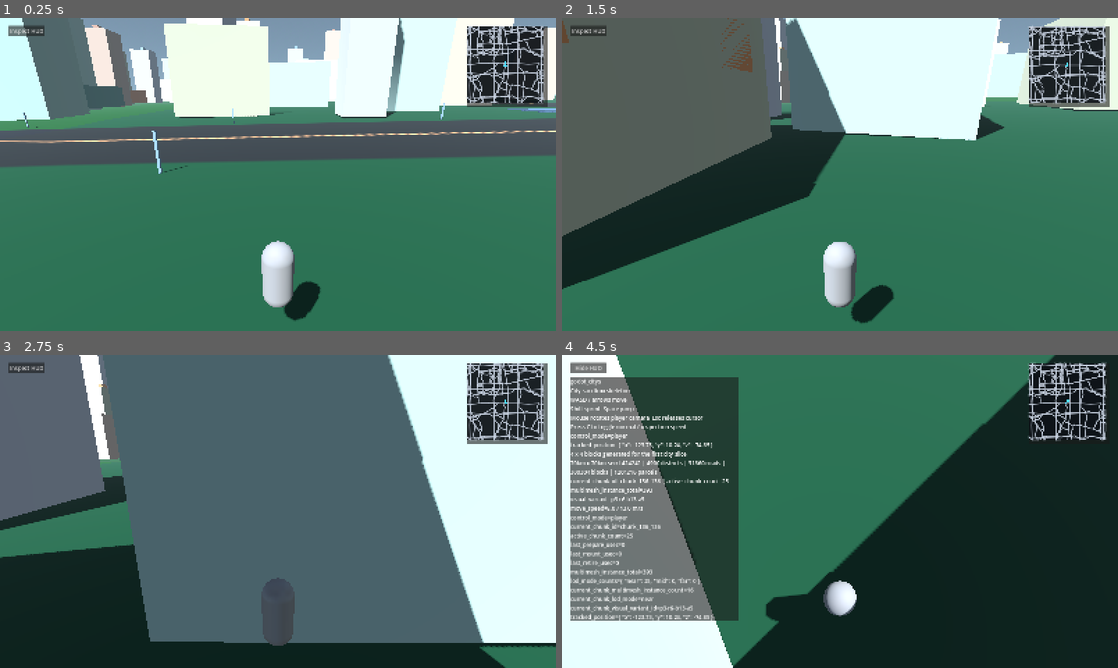
Above: before the commit, frames 1-4 (two rows, left to right).
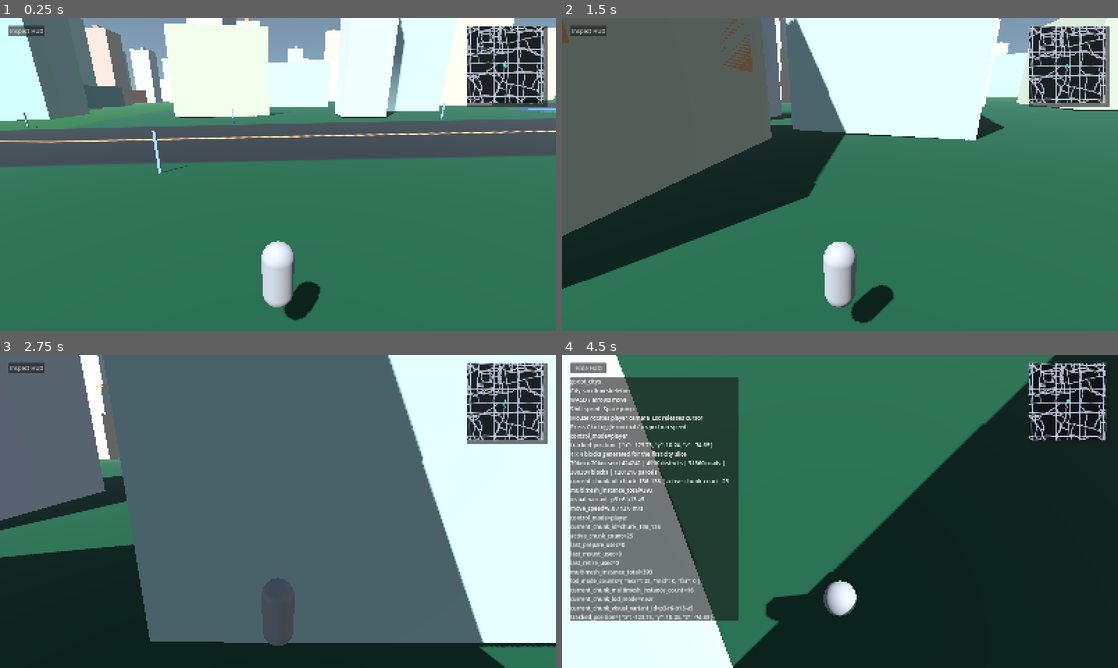
Above: after the commit, the same moments.

Repository: lemonhall/godot_citys
Game: Godot game, scene res://city_game/scenes/CityPrototype.tscn
The game is run twice, just before and just after one commit, with the same random seed, the same clock (stepped at 60 frames per second) and the same inputs.
Inputs (mouse positions are in pixels of both pictures, inside the frame that each line leads up to):
- Up to frame 1 (0.25 s): no input
- Up to frame 2 (1.5 s): tap Enter (ui_accept) at 0.5, 0.77 s; move the mouse to (867, 174) at 0.52 s; hold Up (ui_up) from 0.53 s (still down); tap C at 0.6 s; click (867, 174) at 0.67 s; move the mouse to (812, 174) at 1.27 s; tap Space at 1.35 s
- Up to frame 3 (2.75 s): keep holding Up (ui_up); tap Enter (ui_accept) at 1.52 s; move the mouse to (289, 505) at 2.02 s; hold Shift from 2.03 s (still down)
- Up to frame 4 (4.5 s): release Up (ui_up) at 2.75 s; release Shift at 2.75 s; click "Inspect HUD" at 2.75 s; click "Hide HUD" at 3.5 s; tap Enter (ui_accept) at 4.25 s; move the mouse to (834, 517) at 4.27 s; hold Up (ui_up) from 4.28 s (still down); tap C at 4.35 s; click (834, 517) at 4.42 s

The runs differ from the first frame. In frame 1, 0.9% of the frame differs, in the area x 84-98%, y 2-28%; in frame 2, 1.3%; in frame 3, 0.7%; in frame 4, 0.8%.

Commit message:
Reduce streaming and minimap frame spikes

Diff:
--- a/city_game/scripts/CityPrototype.gd
+++ b/city_game/scripts/CityPrototype.gd
@@ -11,8 +11,7 @@
 
 const CONTROL_MODE_PLAYER := "player"
 const CONTROL_MODE_INSPECTION := "inspection"
-const MINIMAP_POSITION_REFRESH_M := 18.0
-const MINIMAP_HEADING_REFRESH_STEP_RAD := deg_to_rad(8.0)
+const MINIMAP_POSITION_REFRESH_M := 64.0
 
 @onready var generated_city: Node = $GeneratedCity
 @onready var hud: CanvasLayer = $Hud
@@ -27,7 +26,7 @@
 var _navigation_runtime
 var _control_mode := CONTROL_MODE_PLAYER
 var _minimap_projector
-var _minimap_route_overlay: Dictionary = {}
+var _minimap_route_world_positions: Array[Vector3] = []
 var _minimap_snapshot_cache: Dictionary = {}
 var _minimap_cache_key := ""
 var _minimap_cache_hits := 0
@@ -217,39 +216,39 @@
 	if _minimap_projector == null:
 		return {}
 	_minimap_request_count += 1
-	var center_world_position := _get_active_anchor_position()
+	var center_world_position := _get_minimap_center_world_position(_get_active_anchor_position())
 	var player_world_position := player.global_position if player != null else Vector3.ZERO
 	var player_heading := player.rotation.y if player != null else 0.0
-	var cache_key := _build_minimap_cache_key(center_world_position, player_world_position, player_heading, 1600.0)
+	var cache_key := _build_minimap_cache_key(center_world_position, 1600.0)
 	if cache_key == _minimap_cache_key and not _minimap_snapshot_cache.is_empty():
 		_minimap_cache_hits += 1
-		return _minimap_snapshot_cache.duplicate(true)
+		var cached_snapshot := _minimap_snapshot_cache.duplicate(false)
+		cached_snapshot["player_marker"] = _minimap_projector.build_player_marker(center_world_position, player_world_position, player_heading, 1600.0)
+		cached_snapshot["route_overlay"] = _build_current_minimap_route_overlay(center_world_position, 1600.0)
+		return cached_snapshot
 
 	_minimap_cache_misses += 1
 	_minimap_rebuild_count += 1
 	var minimap_started_usec := Time.get_ticks_usec()
-	var snapshot: Dictionary = _minimap_projector.build_snapshot(
-		center_world_position,
-		player_world_position,
-		player_heading,
-		[],
-		1600.0
-	)
-	snapshot["route_overlay"] = _minimap_route_overlay.duplicate(true)
+	var snapshot: Dictionary = _minimap_projector.build_road_snapshot(center_world_position, 1600.0)
 	_minimap_cache_key = cache_key
 	_minimap_snapshot_cache = snapshot.duplicate(true)
 	_record_minimap_build_sample(Time.get_ticks_usec() - minimap_started_usec)
+	snapshot["player_marker"] = _minimap_projector.build_player_marker(center_world_position, player_world_position, player_heading, 1600.0)
+	snapshot["route_overlay"] = _build_current_minimap_route_overlay(center_world_position, 1600.0)
 	return snapshot
 
 func build_minimap_route_overlay(start_position: Vector3, goal_position: Vector3) -> Dictionary:
 	if _minimap_projector == null:
 		return {}
 	var route: Array = plan_macro_route(start_position, goal_position)
-	_minimap_route_overlay = _minimap_projector.build_route_overlay(_get_active_anchor_position(), start_position, goal_position, route, 1600.0)
-	_invalidate_minimap_cache()
+	_minimap_route_world_positions = [start_position]
+	for step in route:
+		_minimap_route_world_positions.append((step as Dictionary).get("target_position", goal_position))
+	var overlay := _build_current_minimap_route_overlay(_get_minimap_center_world_position(_get_active_anchor_position()), 1600.0)
 	if hud != null and hud.has_method("set_minimap_snapshot"):
 		hud.set_minimap_snapshot(build_minimap_snapshot())
-	return _minimap_route_overlay.duplicate(true)
+	return overlay.duplicate(true)
 
 func get_minimap_cache_stats() -> Dictionary:
 	return {
@@ -445,24 +444,25 @@
 		"z": snappedf(value.z, 0.01),
 	}
 
-func _build_minimap_cache_key(center_world_position: Vector3, player_world_position: Vector3, player_heading_rad: float, world_radius_m: float) -> String:
+func _build_minimap_cache_key(center_world_position: Vector3, world_radius_m: float) -> String:
 	var center_step := maxf(MINIMAP_POSITION_REFRESH_M, 1.0)
-	var heading_step := maxf(MINIMAP_HEADING_REFRESH_STEP_RAD, 0.001)
-	var route_signature := "route:none"
-	if not _minimap_route_overlay.is_empty():
-		var route_polyline: PackedVector2Array = _minimap_route_overlay.get("polyline", PackedVector2Array())
-		route_signature = "route:%d:%0.1f:%0.1f" % [
-			route_polyline.size(),
-			route_polyline[0].x if route_polyline.size() > 0 else 0.0,
-			route_polyline[route_polyline.size() - 1].y if route_polyline.size() > 0 else 0.0,
-		]
 	return "|".join([
 		"center:%d:%d" % [int(round(center_world_position.x / center_step)), int(round(center_world_position.z / center_step))],
-		"player:%d:%d" % [int(round(player_world_position.x / center_step)), int(round(player_world_position.z / center_step))],
-		"heading:%d" % int(round(player_heading_rad / heading_step)),
 		"radius:%d" % int(round(world_radius_m)),
-		route_signature,
 	])
+
+func _get_minimap_center_world_position(anchor_world_position: Vector3) -> Vector3:
+	var center_step := maxf(MINIMAP_POSITION_REFRESH_M, 1.0)
+	return Vector3(
+		float(int(round(anchor_world_position.x / center_step))) * center_step,
+		anchor_world_position.y,
+		float(int(round(anchor_world_position.z / center_step))) * center_step
+	)
+
+func _build_current_minimap_route_overlay(center_world_position: Vector3, world_radius_m: float) -> Dictionary:
+	if _minimap_projector == null or _minimap_route_world_positions.is_empty():
+		return {}
+	return _minimap_projector.build_route_overlay_from_world_positions(center_world_position, _minimap_route_world_positions, world_radius_m)
 
 func _invalidate_minimap_cache() -> void:
 	_minimap_cache_key = ""
--- a/city_game/world/map/CityMinimapProjector.gd
+++ b/city_game/world/map/CityMinimapProjector.gd
@@ -15,6 +15,12 @@
 	_world_data = world_data.duplicate(true)
 
 func build_snapshot(center_world_position: Vector3, player_world_position: Vector3, player_heading_rad: float, route_world_positions: Array = [], world_radius_m: float = DEFAULT_WORLD_RADIUS_M) -> Dictionary:
+	var snapshot := build_road_snapshot(center_world_position, world_radius_m)
+	snapshot["player_marker"] = build_player_marker(center_world_position, player_world_position, player_heading_rad, world_radius_m)
+	snapshot["route_overlay"] = build_route_overlay_from_world_positions(center_world_position, route_world_positions, world_radius_m)
+	return snapshot
+
+func build_road_snapshot(center_world_position: Vector3, world_radius_m: float = DEFAULT_WORLD_RADIUS_M) -> Dictionary:
 	var road_graph = _world_data.get("road_graph")
 	var rect := Rect2(
 		Vector2(center_world_position.x - world_radius_m, center_world_position.z - world_radius_m),
@@ -29,8 +35,6 @@
 				polyline.append(_project_point(world_point, center_world_position, world_radius_m))
 			if polyline.size() >= 2:
 				road_polylines.append(polyline)
-
-	var route_overlay := _project_route(route_world_positions, center_world_position, world_radius_m)
 	return {
 		"map_size_px": MAP_SIZE_PX,
 		"world_radius_m": world_radius_m,
@@ -39,17 +43,21 @@
 			"z": center_world_position.z,
 		},
 		"road_polylines": road_polylines,
-		"player_marker": {
-			"position": _project_point(Vector2(player_world_position.x, player_world_position.z), center_world_position, world_radius_m),
-			"heading_rad": player_heading_rad,
-		},
-		"route_overlay": route_overlay,
+	}
+
+func build_player_marker(center_world_position: Vector3, player_world_position: Vector3, player_heading_rad: float, world_radius_m: float = DEFAULT_WORLD_RADIUS_M) -> Dictionary:
+	return {
+		"position": _project_point(Vector2(player_world_position.x, player_world_position.z), center_world_position, world_radius_m),
+		"heading_rad": player_heading_rad,
 	}
 
 func build_route_overlay(center_world_position: Vector3, start_world_position: Vector3, goal_world_position: Vector3, route: Array, world_radius_m: float = DEFAULT_WORLD_RADIUS_M) -> Dictionary:
 	var route_world_positions: Array[Vector3] = [start_world_position]
 	for step in route:
 		route_world_positions.append((step as Dictionary).get("target_position", goal_world_position))
+	return build_route_overlay_from_world_positions(center_world_position, route_world_positions, world_radius_m)
+
+func build_route_overlay_from_world_positions(center_world_position: Vector3, route_world_positions: Array, world_radius_m: float = DEFAULT_WORLD_RADIUS_M) -> Dictionary:
 	return _project_route(route_world_positions, center_world_position, world_radius_m)
 
 func _project_route(route_world_positions: Array, center_world_position: Vector3, world_radius_m: float) -> Dictionary:
--- a/city_game/world/rendering/CityChunkRenderer.gd
+++ b/city_game/world/rendering/CityChunkRenderer.gd
@@ -212,9 +212,14 @@
 	_pending_retire_ids.append(chunk_id)
 
 func _process_streaming_queues() -> void:
+	if _should_use_warm_start_pipeline():
+		_process_prepare_budget()
+		_process_mount_budget()
+		_process_retire_budget()
+		return
+	_process_retire_budget()
+	_process_mount_budget()
 	_process_prepare_budget()
-	_process_mount_budget()
-	_process_retire_budget()
 
 func _process_streaming_queues_once_per_frame() -> void:
 	var process_frame := Engine.get_process_frames()
@@ -344,3 +349,6 @@
 	if sample_count <= 0:
 		return 0
 	return int(round(float(total_usec) / float(sample_count)))
+
+func _should_use_warm_start_pipeline() -> bool:
+	return _chunk_scenes.is_empty() and _prepared_payloads.is_empty()
--- /dev/null
+++ b/tests/world/test_city_minimap_motion_cache.gd
@@ -0,0 +1,61 @@
+extends SceneTree
+
+const T := preload("res://tests/_test_util.gd")
+
+const LEGACY_STEP_M := 18.0
+const TARGET_STEP_M := 64.0
+
+func _init() -> void:
+	call_deferred("_run")
+
+func _run() -> void:
+	var scene := load("res://city_game/scenes/CityPrototype.tscn")
+	if scene == null or not (scene is PackedScene):
+		T.fail_and_quit(self, "Missing CityPrototype.tscn for minimap motion cache")
+		return
+
+	var world := (scene as PackedScene).instantiate()
+	root.add_child(world)
+	await process_frame
+
+	var player := world.get_node_or_null("Player")
+	if not T.require_true(self, player != null, "CityPrototype must keep Player node for minimap motion cache"):
+		return
+	if not T.require_true(self, player.has_method("teleport_to_world_position"), "PlayerController must expose teleport_to_world_position() for minimap motion cache"):
+		return
+	if not T.require_true(self, world.has_method("build_minimap_snapshot"), "CityPrototype must expose build_minimap_snapshot()"):
+		return
+	if not T.require_true(self, world.has_method("get_minimap_cache_stats"), "CityPrototype must expose get_minimap_cache_stats()"):
+		return
+
+	world.build_minimap_snapshot()
+	var stats_after_first: Dictionary = world.get_minimap_cache_stats()
+	var delta_x := _find_cache_test_delta(player.global_position.x)
+	if not T.require_true(self, delta_x != 0.0, "Test setup must find a delta that crosses legacy minimap buckets without crossing the target bucket"):
+		return
+
+	var moved_position: Vector3 = player.global_position + Vector3(delta_x, 0.0, 0.0)
+	player.teleport_to_world_position(moved_position)
+	world.build_minimap_snapshot()
+	var stats_after_move: Dictionary = world.get_minimap_cache_stats()
+
+	if not T.require_true(self, int(stats_after_move.get("hit_count", 0)) > int(stats_after_first.get("hit_count", 0)), "Small player motion inside the same coarse minimap bucket should hit cache instead of rebuilding the road base"):
+		return
+	if not T.require_true(self, int(stats_after_move.get("rebuild_count", 0)) == int(stats_after_first.get("rebuild_count", 0)), "Small player motion inside one coarse minimap bucket must not rebuild the road base"):
+		return
+
+	world.queue_free()
+	T.pass_and_quit(self)
+
+func _find_cache_test_delta(start_x: float) -> float:
+	for candidate in range(4, 32):
+		var delta := float(candidate)
+		if _bucket_index(start_x, LEGACY_STEP_M) == _bucket_index(start_x + delta, LEGACY_STEP_M):
+			continue
+		if _bucket_index(start_x, TARGET_STEP_M) != _bucket_index(start_x + delta, TARGET_STEP_M):
+			continue
+		return delta
+	return 0.0
+
+func _bucket_index(value: float, step_m: float) -> int:
+	return int(round(value / step_m))
--- /dev/null
+++ b/tests/world/test_city_streaming_pipeline_separation.gd
@@ -0,0 +1,64 @@
+extends SceneTree
+
+const T := preload("res://tests/_test_util.gd")
+const CityWorldConfig := preload("res://city_game/world/model/CityWorldConfig.gd")
+const CityWorldGenerator := preload("res://city_game/world/generation/CityWorldGenerator.gd")
+const CityChunkRenderer := preload("res://city_game/world/rendering/CityChunkRenderer.gd")
+const CityChunkKey := preload("res://city_game/world/streaming/CityChunkKey.gd")
+
+func _init() -> void:
+	call_deferred("_run")
+
+func _run() -> void:
+	var config := CityWorldConfig.new()
+	var world_data: Dictionary = CityWorldGenerator.new().generate_world(config)
+	var renderer := CityChunkRenderer.new()
+	root.add_child(renderer)
+	await process_frame
+
+	renderer.setup(config, world_data)
+
+	var current_key := CityChunkKey.world_to_chunk_key(config, Vector3.ZERO)
+	var next_key := Vector2i(current_key.x + 1, current_key.y)
+	var initial_entries: Array = [
+		{
+			"chunk_id": config.format_chunk_id(current_key),
+			"chunk_key": current_key,
+			"state": "mount",
+		}
+	]
+	renderer.sync_streaming(initial_entries, Vector3.ZERO)
+
+	var guard := 0
+	while renderer.get_chunk_scene_count() < 1 and guard < 8:
+		await process_frame
+		renderer.sync_streaming(initial_entries, Vector3.ZERO)
+		guard += 1
+
+	if not T.require_true(self, renderer.get_chunk_scene_count() == 1, "Renderer must mount the initial warm-start chunk before pipeline separation is evaluated"):
+		return
+
+	await process_frame
+
+	var expanded_entries: Array = [
+		initial_entries[0],
+		{
+			"chunk_id": config.format_chunk_id(next_key),
+			"chunk_key": next_key,
+			"state": "prepare",
+		}
+	]
+	renderer.sync_streaming(expanded_entries, Vector3(128.0, 0.0, 0.0))
+	var stats_after_expand: Dictionary = renderer.get_streaming_budget_stats()
+
+	if not T.require_true(self, renderer.get_chunk_scene_count() == 1, "Renderer must not prepare and mount a newly requested chunk in the same frame once warm-start is complete"):
+		return
+	if not T.require_true(self, int(stats_after_expand.get("last_prepare_count", 0)) == 1, "Expanded window must still prepare one new chunk in the current frame"):
+		return
+	if not T.require_true(self, int(stats_after_expand.get("last_mount_count", 0)) == 0, "Expanded window must defer new chunk mount until a later frame"):
+		return
+	if not T.require_true(self, int(stats_after_expand.get("pending_mount_count", 0)) >= 1, "Prepared chunk must stay queued for mount on the next frame"):
+		return
+
+	renderer.queue_free()
+	T.pass_and_quit(self)
Not shown, added: tests/world/test_city_minimap_motion_cache.gd.uid
Not shown, added: tests/world/test_city_streaming_pipeline_separation.gd.uid
